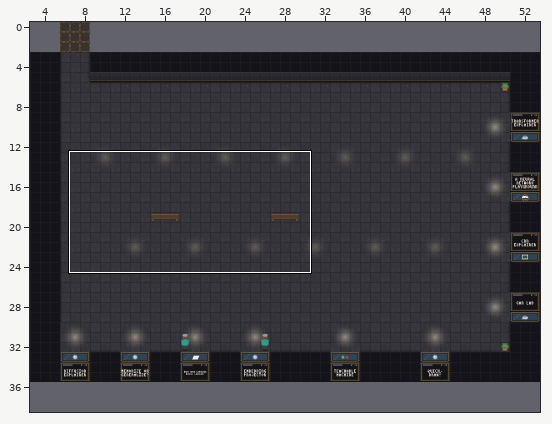
Tiled map (JSON): maps/workbench.tmj. The picture above shows the old version from afar; the outline marks the close-up.
Close-up. Before:
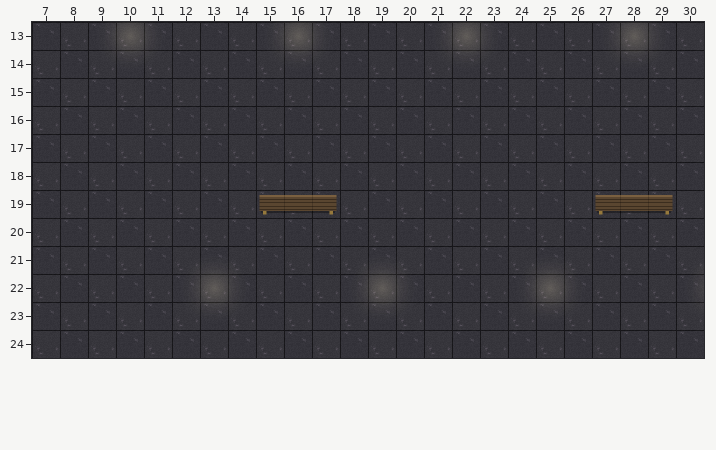
Cells are 32x32 px. Shown: x 7..30, y 13..24. The commit also changed other parts of the map, which this record leaves out.
After:
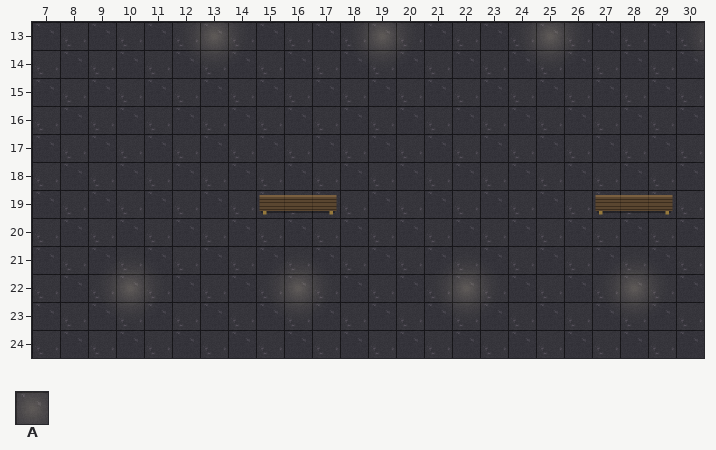
Key: from "museum": A 76.
_ is an empty cell, . an unchanged one.
See-through tiles are keyed as they look on the map.
Diff:
--- layer "decor"
@@ x 10..28 @@
-13 A.._..A.._..A.._..A
+13 _..A.._..A.._..A.._
@@ x 10..28 @@
-22 _..A.._..A.._..A.._
+22 A.._..A.._..A.._..A
